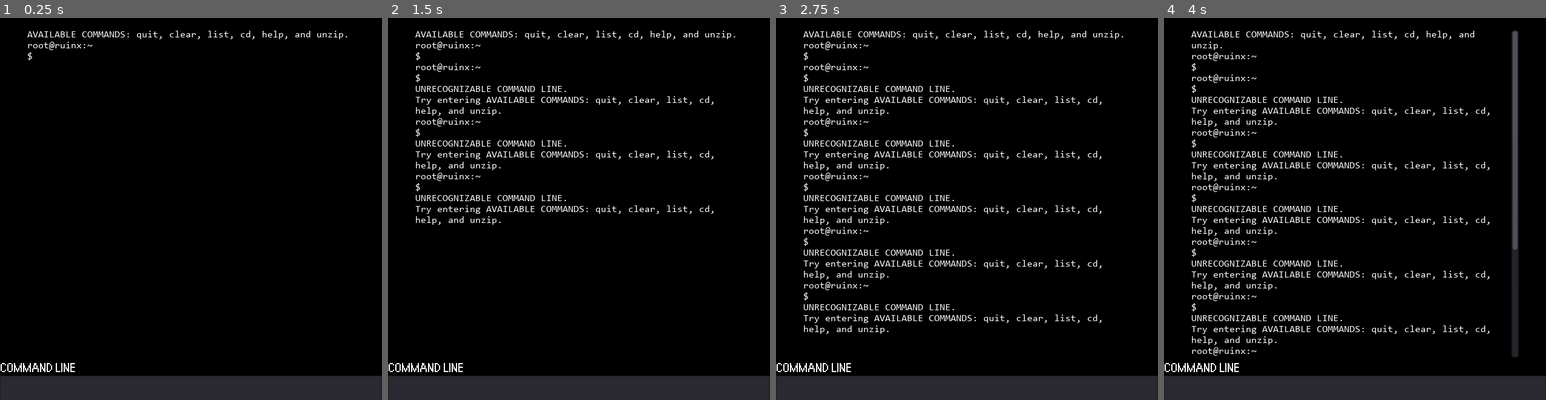
Above: before the commit, frames 1-4 (left to right).
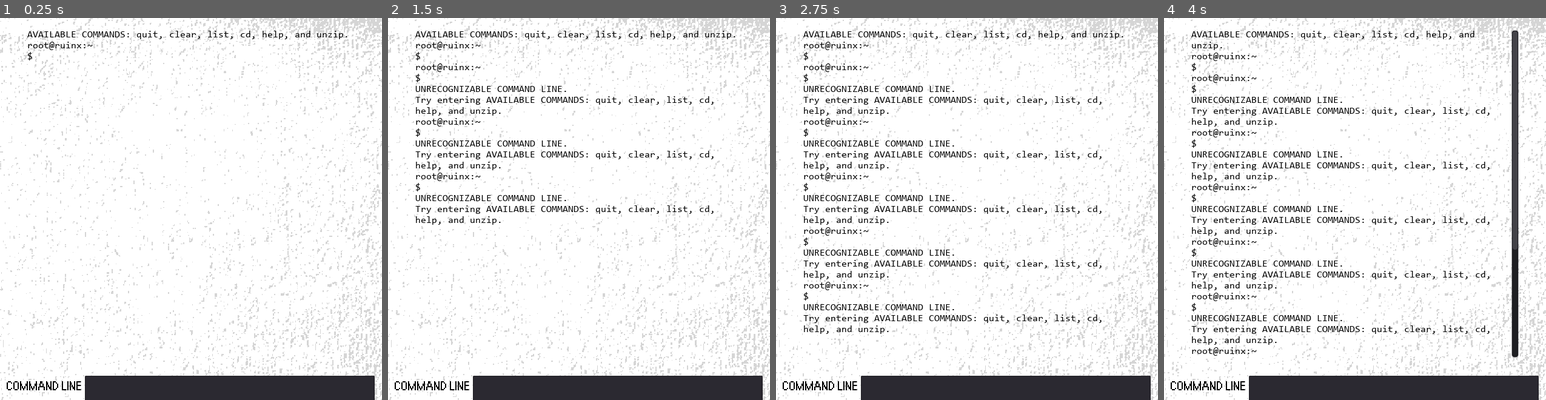
Above: after the commit, the same moments.

Repository: Raccoon-JS/EvilChild
Game: Godot game, scene res://scenes/terminal.tscn
Same seed, same stepped clock (60 frames per second), same inputs: the game is played once before the commit and once after it. Before the commit the project has no main scene; this scene is started directly in both runs.
Inputs:
- Up to frame 1 (0.25 s): no input
- Up to frame 2 (1.5 s): tap Enter (enter) at 0.5, 1.35 s; hold Enter (enter) 0.53-1.28 s; tap Space at 1.25 s
- Up to frame 3 (2.75 s): tap Enter (enter) at 2 s; hold Enter (enter) from 2.03 s (still down)
- Up to frame 4 (4 s): tap Space at 2.75 s; release Enter (enter) at 2.78 s; tap Enter (enter) at 2.85, 3.5 s; hold Enter (enter) from 3.53 s (still down)

The runs differ from the first frame. In frame 1, 95% of the frame differs, in the area x 0-100%, y 0-100%; in frame 2, 95%; in frame 3, 95%; in frame 4, 93%.

Commit message:
updated terminal script

Diff:
--- a/game/project.godot
+++ b/game/project.godot
@@ -16,7 +16,8 @@
 [application]
 
 config/name="Evil Child"
-config/icon="res://icon.png"
+run/main_scene="res://scenes/opening.tscn"
+config/icon="res://images/evil-child-logo.png"
 
 [display]
 
--- /dev/null
+++ b/game/scenes/opening.tscn
@@ -0,0 +1,3 @@
+[gd_scene format=2]
+
+[node name="opening" type="Node"]
--- a/game/scenes/terminal.tscn
+++ b/game/scenes/terminal.tscn
@@ -1,22 +1,23 @@
-[gd_scene load_steps=9 format=2]
+[gd_scene load_steps=10 format=2]
 
 [ext_resource path="res://scripts/terminal.gd" type="Script" id=1]
-[ext_resource path="res://fonts/Consolas/Consolas.ttf" type="DynamicFontData" id=2]
-[ext_resource path="res://fonts/OrangeKid/orange kid.ttf" type="DynamicFontData" id=3]
+[ext_resource path="res://images/crumpled_paper.png" type="Texture" id=2]
+[ext_resource path="res://fonts/Consolas/Consolas.ttf" type="DynamicFontData" id=3]
+[ext_resource path="res://fonts/OrangeKid/orange kid.ttf" type="DynamicFontData" id=4]
 
 [sub_resource type="DynamicFont" id=1]
-font_data = ExtResource( 2 )
+font_data = ExtResource( 3 )
 
 [sub_resource type="DynamicFont" id=2]
-font_data = ExtResource( 2 )
+font_data = ExtResource( 3 )
 
 [sub_resource type="DynamicFont" id=3]
 size = 24
-font_data = ExtResource( 3 )
+font_data = ExtResource( 4 )
 
 [sub_resource type="DynamicFont" id=4]
 size = 24
-font_data = ExtResource( 2 )
+font_data = ExtResource( 3 )
 
 [sub_resource type="Animation" id=5]
 resource_name = "open"
@@ -24,10 +25,18 @@
 [node name="terminal" type="Node"]
 script = ExtResource( 1 )
 
-[node name="screen" type="ColorRect" parent="."]
+[node name="background" type="ColorRect" parent="."]
 margin_right = 630.0
-margin_bottom = 590.0
-color = Color( 0, 0, 0, 1 )
+margin_bottom = 630.0
+
+[node name="screen" type="TextureRect" parent="."]
+modulate = Color( 0.839216, 0.839216, 0.839216, 1 )
+margin_right = 630.0
+margin_bottom = 630.0
+size_flags_horizontal = 3
+size_flags_vertical = 3
+texture = ExtResource( 2 )
+expand = true
 
 [node name="intro" type="RichTextLabel" parent="screen"]
 margin_left = 45.0
@@ -37,20 +46,23 @@
 size_flags_vertical = 3
 custom_fonts/mono_font = SubResource( 1 )
 custom_fonts/normal_font = SubResource( 2 )
-custom_colors/default_color = Color( 1, 1, 1, 1 )
+custom_colors/default_color = Color( 0, 0, 0, 1 )
 
 [node name="instruction" type="Label" parent="."]
-margin_top = 560.0
-margin_right = 630.0
-margin_bottom = 590.0
+margin_left = 10.0
+margin_top = 590.0
+margin_right = 150.0
+margin_bottom = 620.0
 custom_fonts/font = SubResource( 3 )
+custom_colors/font_color = Color( 0, 0, 0, 1 )
 text = "Command Line"
 valign = 1
 uppercase = true
 
 [node name="command_line" type="TextEdit" parent="."]
+margin_left = 140.0
 margin_top = 590.0
-margin_right = 630.0
+margin_right = 618.0
 margin_bottom = 670.0
 grow_horizontal = 2
 grow_vertical = 2
--- a/game/scripts/terminal.gd
+++ b/game/scripts/terminal.gd
@@ -1,6 +1,8 @@
 extends Node
 
 var command = "null"
+var command_history = []
+var history_index = 0
 #var file_tree = {"/":["evilchild.zip"]} // map out the tree
 
 func _ready():
@@ -12,17 +14,37 @@
 		command = $command_line.text
 
 		$screen/intro.add_text("root@ruinx:~" + '\n' + "$ " + command + '\n')
+		command_history.push_back(command)
 		if command == "quit":
 			get_tree().quit()
 		elif command == "clear":
 			$screen/intro.clear()
 			$screen/intro.add_text("root@ruinx:~" + '\n' + "$ clear\n")
+		elif command == "help":
+			var help = "quit - quit the system\n\nclear - clear the terminal screen\n\nunzip - open the compressed file\n\ncd - change directory\n\nlist - list out all the files in the directory\n"
+			$screen/intro.add_text(help)
 		else:
 			$screen/intro.add_text("UNRECOGNIZABLE COMMAND LINE.\nTry entering AVAILABLE COMMANDS: quit, clear, list, cd, help, and unzip.\n")
 	if event.is_action_released("enter"):
 		$command_line.text = ""
+
+	# Work-In-Progress
+	"""
+	if event.is_action_pressed(ui_up): # Up
+		if command_history.size() > 0:
+			history_index += 1
+			$command_line.text = ""
+			if history_index <= command_history.size():
+				$command_line.text = command_history[command_history.size() - history_index]
+			else:
+				$command_line.text = ""
+	if event.is_action_pressed(ui_down):
+		if command_history.size() > 0: # Down
+			history_index -= 1
+			$command_line.text = ""
+			if history_index < command_history.size():
+				$command_line.text = command_history[command_history.size() - history_index]
+			else:
+				$command_line.text = ""
+	"""
 	pass
-
-#func _process(delta):
-#	if delta:
-#
Not shown, added: game/export_presets.cfg
Binary file added: game/images/crumpled_paper.png
Not shown, added: game/images/crumpled_paper.png.import
Binary file added: game/images/evil-child-logo.ico
Binary file added: game/images/evil-child-logo.png
Not shown, added: game/images/evil-child-logo.png.import
